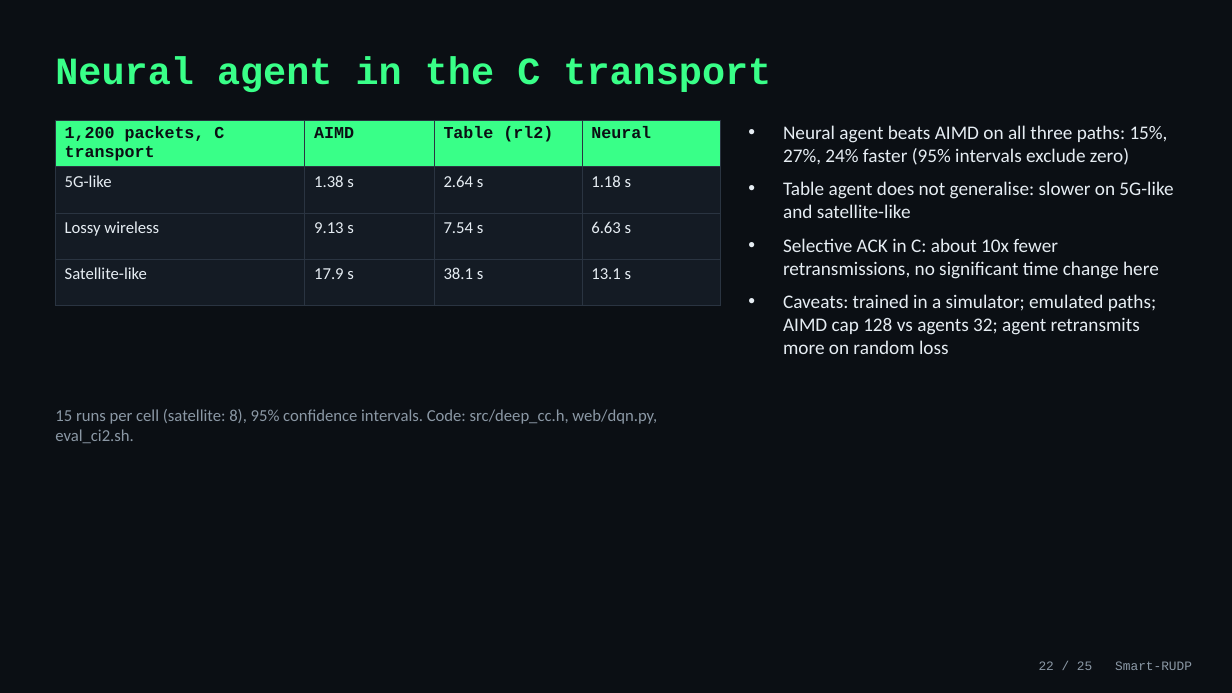
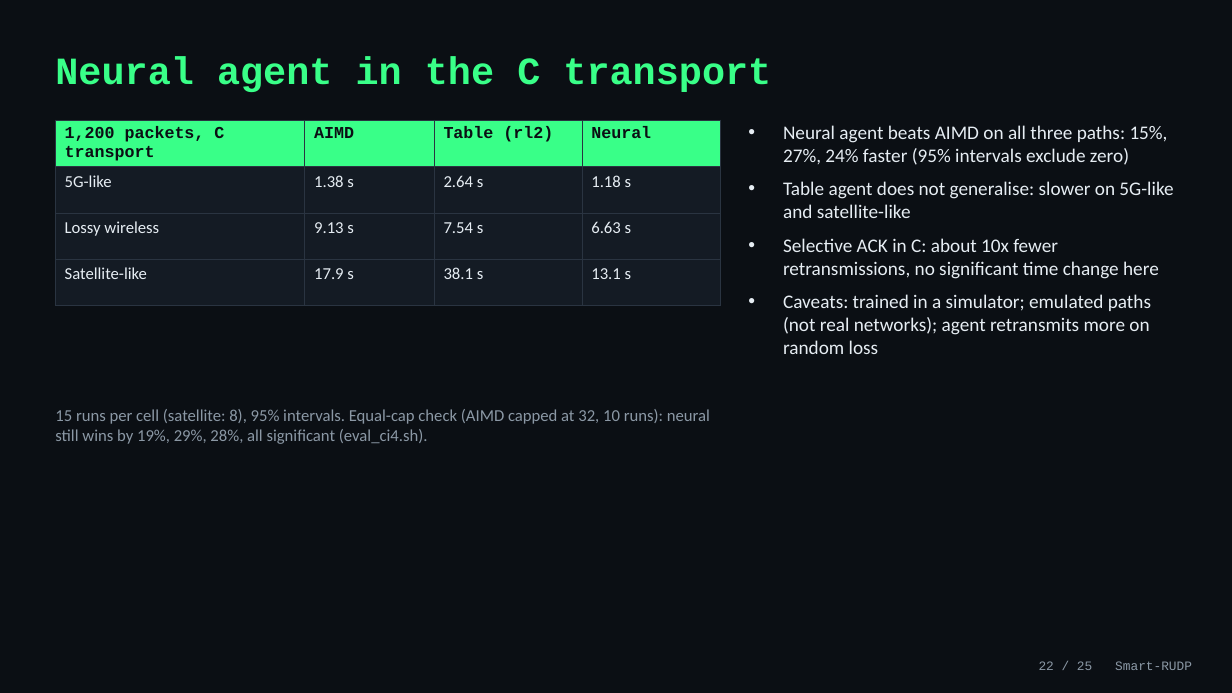
Before and after one commit to Capsturrrr/rudp, a slide deck: slide 22 of docs/RUDP_Presentation_with_notes.pptx. Drawn at 1232x693 pixels with LibreOffice and Linux fonts; fonts in the diff are those of the drawing. Boxes give left, top, right and bottom in pixels: in the first picture for what was removed or moved away, otherwise in the second. Text is boxed around its words. In the diff, an @@ line names an element or a change of style, - is before the commit and + after.

```diff
--- a/docs/RUDP_Presentation_with_notes.pptx
+++ b/docs/RUDP_Presentation_with_notes.pptx
@@ text at [783, 294, 1151, 354]: text changed @@
-• Caveats: trained in a simulator; emulated paths; AIMD cap 128 vs agents 32; agent retransmits more on random loss
+• Caveats: trained in a simulator; emulated paths (not real networks); agent retransmits more on random loss
@@ text at [55, 409, 710, 444]: text changed @@
-15 runs per cell (satellite: 8), 95% confidence intervals. Code: src/deep_cc.h, web/dqn.py, eval_ci2.sh.
+15 runs per cell (satellite: 8), 95% intervals. Equal-cap check (AIMD capped at 32, 10 runs): neural still wins by 19%, 29%, 28%, all significant (eval_ci4.sh).
```
Also in this commit, not shown: 1 other slide changed, 22 other files.
